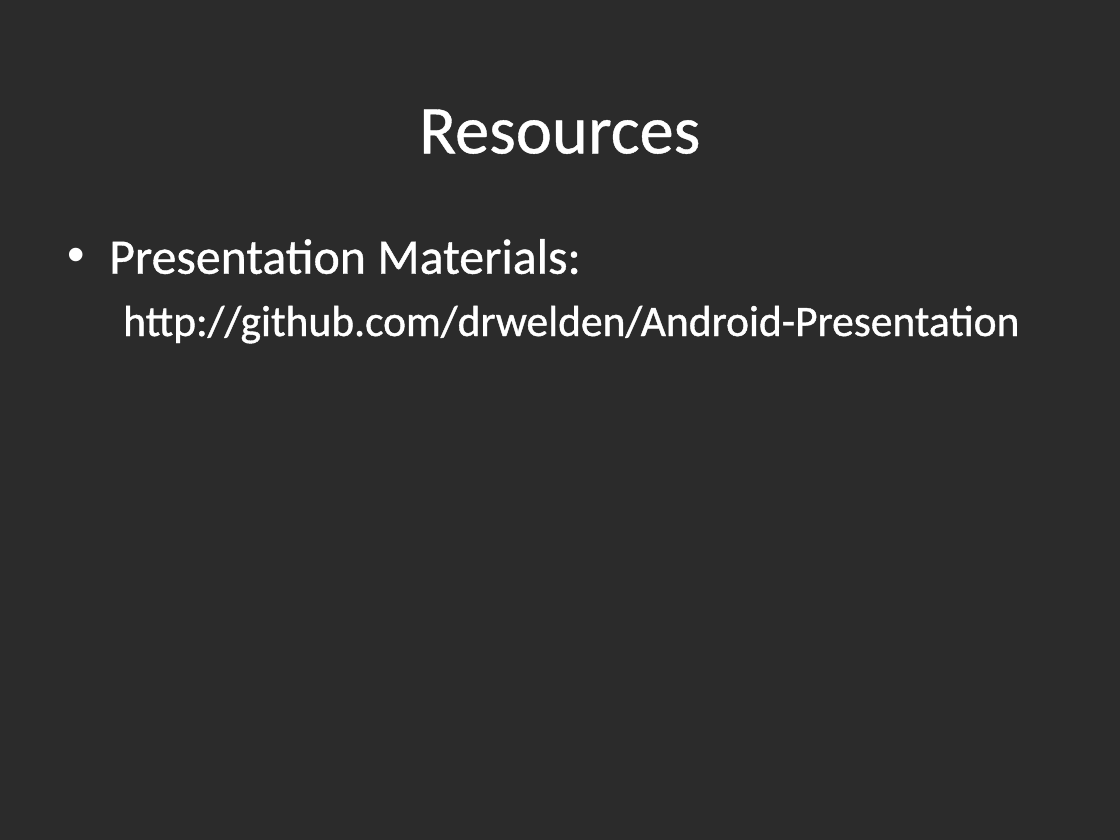
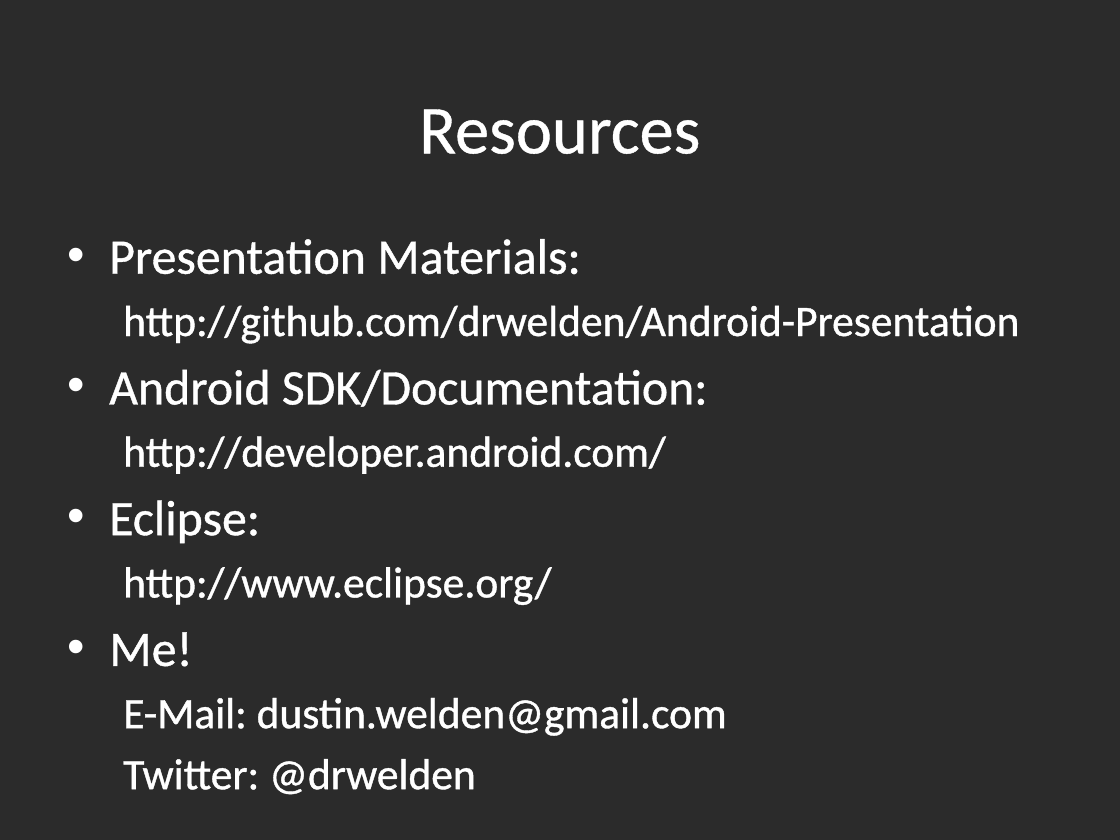
Before and after one commit to drwelden/Android-Presentation, a slide deck: slide 19 of Developing With Android.pptx (slide 13 before the commit). Drawn at 1120x840 pixels with LibreOffice and Linux fonts; fonts in the diff are those of the drawing; background and template pictures are left out; a plain dark background stands for a picture behind light text. Boxes give left, top, right and bottom in pixels: in the first picture for what was removed or moved away, otherwise in the second. Text is boxed around its words. In the diff, an @@ line names an element or a change of style, - is before the commit and + after.

Commit message:
Final presentation

```diff
--- a/Developing With Android.pptx
+++ b/Developing With Android.pptx
@@ text at box(109, 369, 727, 795): paragraphs added @@
+• Android SDK/Documentation:
+  http://developer.android.com/
+• Eclipse:
+  http://www.eclipse.org/
+• Me!
+  E-Mail: dustin.welden@gmail.com
+  Twitter: @drwelden
```
Also in this commit, not shown: 2 other slides changed, 8 slides added.
